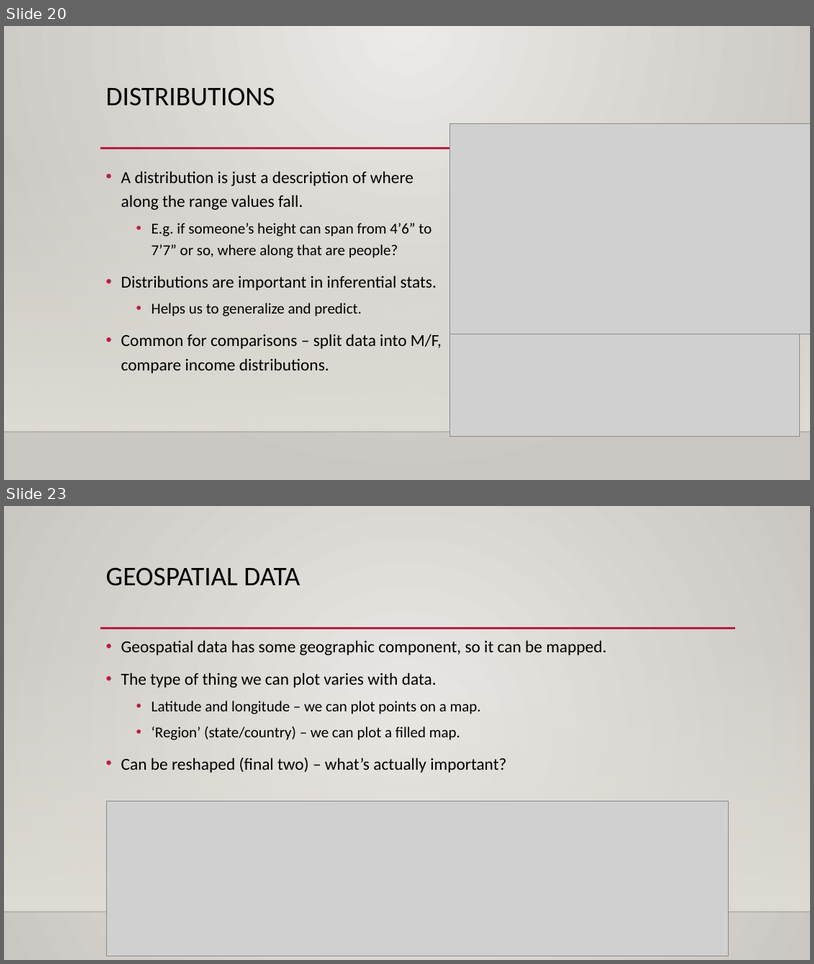
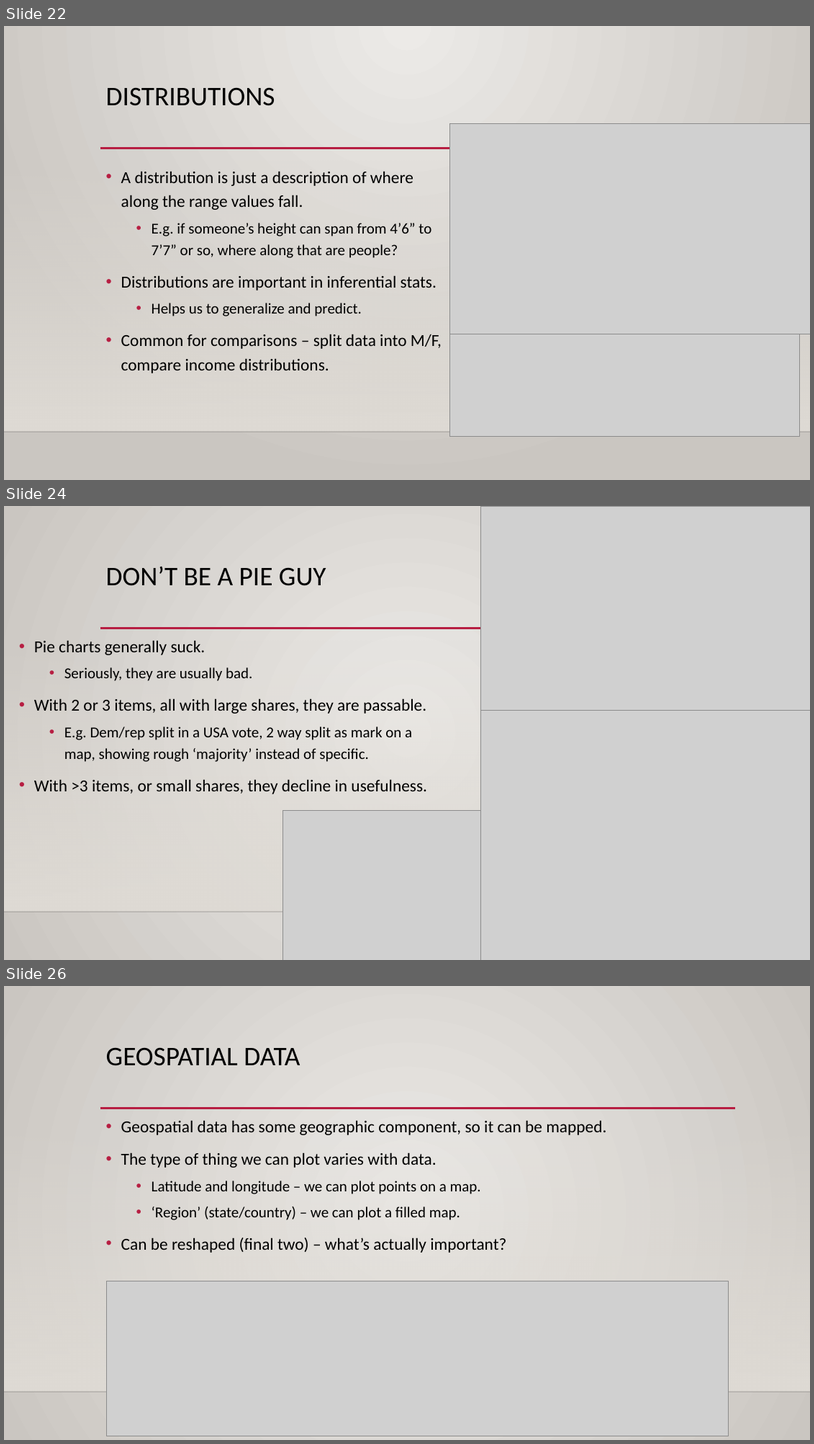
Before and after one commit to AkeemSemper/ml_datasets, a slide deck: slides/chapter_5.pptx. Shown one above the other, each under a label of ours: slides 20 and 23 before the commit, slides 22, 24 and 26 after it; the slides between them are not shown. The pictures are 814x964 and 814x1444 pixels, drawn with LibreOffice and Linux fonts; fonts in the diff are those of the drawing; grey boxes stand for pictures; background and template pictures are left out. Boxes give left, top, right and bottom in pixels: in the first picture for what was removed or moved away, otherwise in the second. Text is boxed around its words. In the diff, an @@ line names an element or a change of style, - is before the commit and + after.

```diff
--- a/slides/chapter_5.pptx
+++ b/slides/chapter_5.pptx
@@ slide 24 added at [4, 506, 810, 960], background gradient #ECEAE7 to #CAC7C1; not listed: 3 template elements that a slide beside it also shows @@
@@ picture added at [481, 507, 810, 725] @@
@@ title added at [106, 566, 327, 586], 32 pt, text #000000 @@
+DON’T BE A PIE GUY
@@ text added at [34, 640, 427, 794], 20 pt, text #000000 @@
+• Pie charts generally suck.
+  • Seriously, they are usually bad.
+• With 2 or 3 items, all with large shares, they are passable.
+  • E.g. Dem/rep split in a USA vote, 2 way split as mark on a map, showing rough ‘majority’ instead of specific.
+• With >3 items, or small shares, they decline in usefulness.
@@ picture added at [481, 710, 810, 960] @@
@@ picture added at [283, 811, 482, 960] @@
@@ what was slide 20 is now slide 22 @@
@@ what was slide 23 is now slide 26 @@
```
Also in this commit, not shown: 3 slides changed, 3 other slides added.
